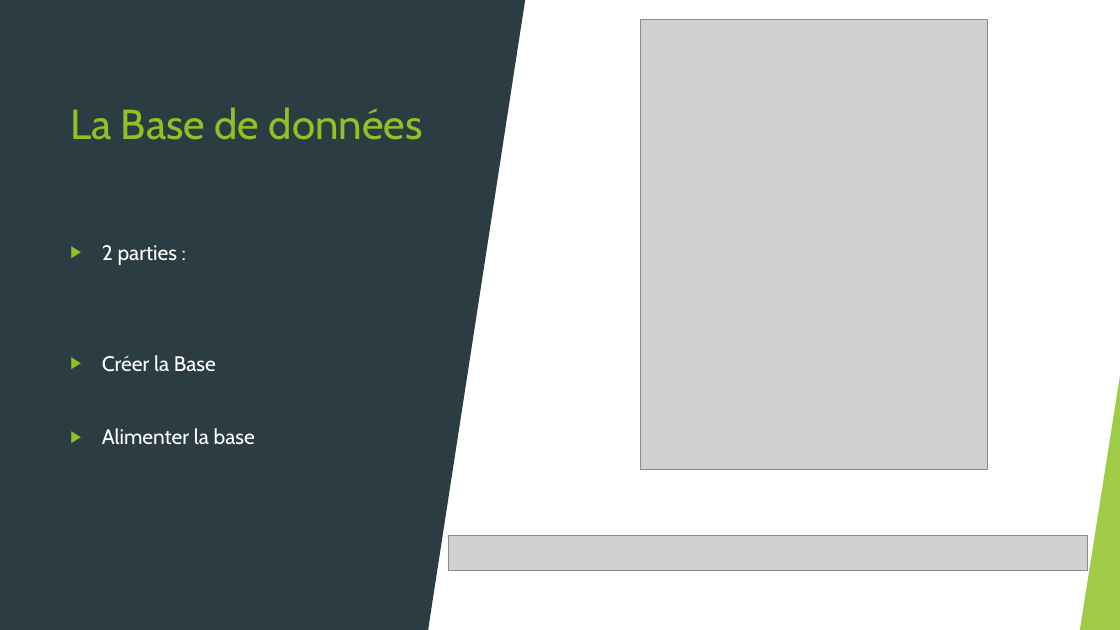
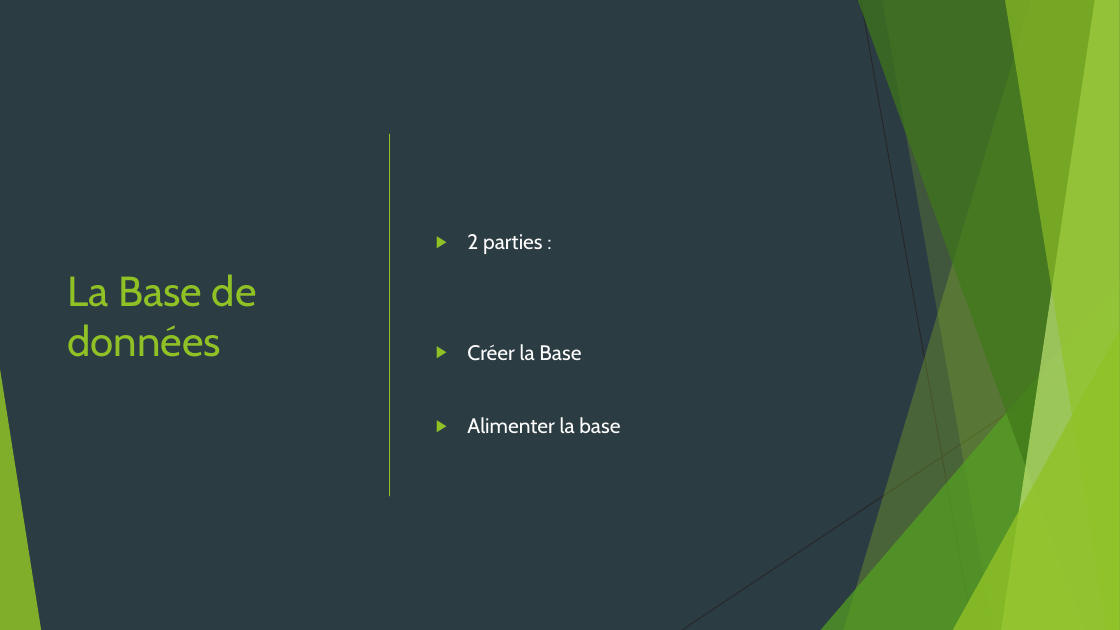
Before and after one commit to MathieuCaselles/plante_co, a slide deck: slide 6 of Presentation_connected_flowers.pptx. Drawn at 1120x630 pixels with LibreOffice and Linux fonts; fonts in the diff are those of the drawing; grey boxes stand for pictures. Boxes give left, top, right and bottom in pixels: in the first picture for what was removed or moved away, otherwise in the second. Text is boxed around its words. In the diff, an @@ line names an element or a change of style, - is before the commit and + after.

```diff
--- a/Presentation_connected_flowers.pptx
+++ b/Presentation_connected_flowers.pptx
@@ background #FFFFFF to #2C3C43 @@
@@ rectangle removed at [0,0,1120,630] @@
@@ rectangle removed at [0,0,429,630] @@
@@ triangle removed at [429,0,526,630] @@
@@ picture removed at [641,19,988,470] @@
@@ line (861, 0) - (973, 630): stroke #FFFFFF 0.75 pt to #262626 0.75 pt @@
@@ title "La Base de données" rewrapped from [70,107,423,140] to [67,274,257,357] @@
@@ text "2 parties :": place and size @@
-text "2 parties :" at [102,245,255,445]
+text "2 parties :" at [467,234,620,434]
@@ text "2 parties :" at [467,234,620,434]: vertical alignment top to middle @@
@@ line added from (390, 134) to (390, 496), #90C226 1 pt @@
@@ line (1120, 339) - (682, 630): stroke #FFFFFF 0.75 pt to #262626 0.75 pt @@
@@ triangle removed at [1081,369,1120,630] @@
@@ picture removed at [448,535,1088,571] @@
```
Also in this commit, not shown: 1 other slide changed, 1 slide added, 1 slide removed.
